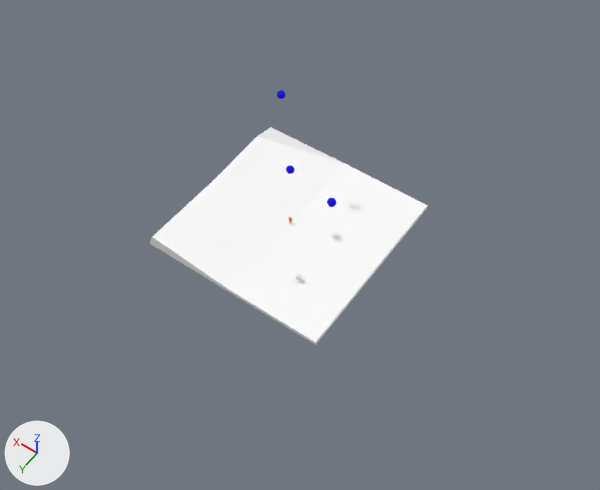
A saved change to the glTF model demo/galileo/assets/world.glb.
The view is the same before and after, from a 50 mm camera at (-79.3, 107.1, 161.9) aimed at (-8.3, 7.8, 5.8). Arrows for +X, +Y and +Z are at lower left; the lights stay in place. Vertices at the same position are counted once.
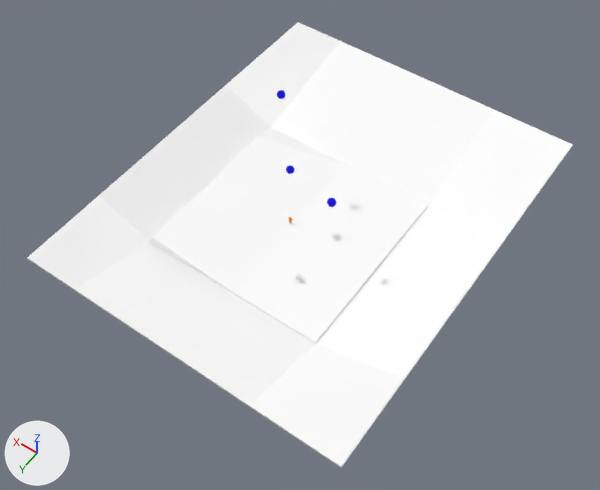
Commit message: galileo: Spawn spheres when in contact with spawner cube

Changed parts and their boxes (x1, y1, x2, y2) in the pictures (600 x 490 px):
```json
{"object": "Cube", "change": "reshaped", "before": [150, 127, 428, 345], "after": [27, 22, 573, 468], "on screen": "96% wider, 104% taller"}
{"part": 1, "of": "me_cube_001", "change": "built on", "before": [150, 208, 427, 345], "after": [27, 22, 573, 468]}
```

The change, as JSON lines over the scene's bpy script:
```json
{"block": "me_cube_001", "where": "# used by ob_cube; location = (0.0, 0.0, 0.0)"}
{"op": "remove", "block": "me_cube_001", "code": "me_cube_001.from_pydata(...)  # 26 vertices, 48 faces; spans x -25.0..25.0, y -25.0..25.0, z -0.5..5.3"}
{"op": "add", "block": "me_cube_001", "code": "me_cube_001.from_pydata(...)  # 58 vertices, 112 faces; spans x -47.6..40.2, y -59.1..48.8, z -0.5..7.7"}
{"block": "me_cube_001", "change": "me_cube_001 part 1"}
{"block": "me_cube_001", "change": "16 faces are deleted"}
{"block": "me_cube_001", "change": "8 vertices are added at x -47.6..40.2, y -59.1..48.8, z 7.2..7.7"}
{"block": "me_cube_001", "change": "6 new vertices lie (15.2, 0.0, 7.7) away from vertices in x 25.0, y -25.0..25.0, z -0.5..0.0"}
{"block": "me_cube_001", "change": "6 new vertices lie (-22.6, 0.0, 7.7) away from vertices in x -25.0, y -25.0..25.0, z -0.5..0.0"}
{"block": "me_cube_001", "change": "6 new vertices lie (0.0, -34.1, 7.7) away from vertices in x -25.0..25.0, y -25.0, z -0.5..0.0"}
{"block": "me_cube_001", "change": "6 new vertices lie (0.0, 23.8, 7.7) away from vertices in x -25.0..25.0, y 25.0, z -0.5..0.0"}
{"block": "me_cube_001", "change": "80 new faces join them"}
```
